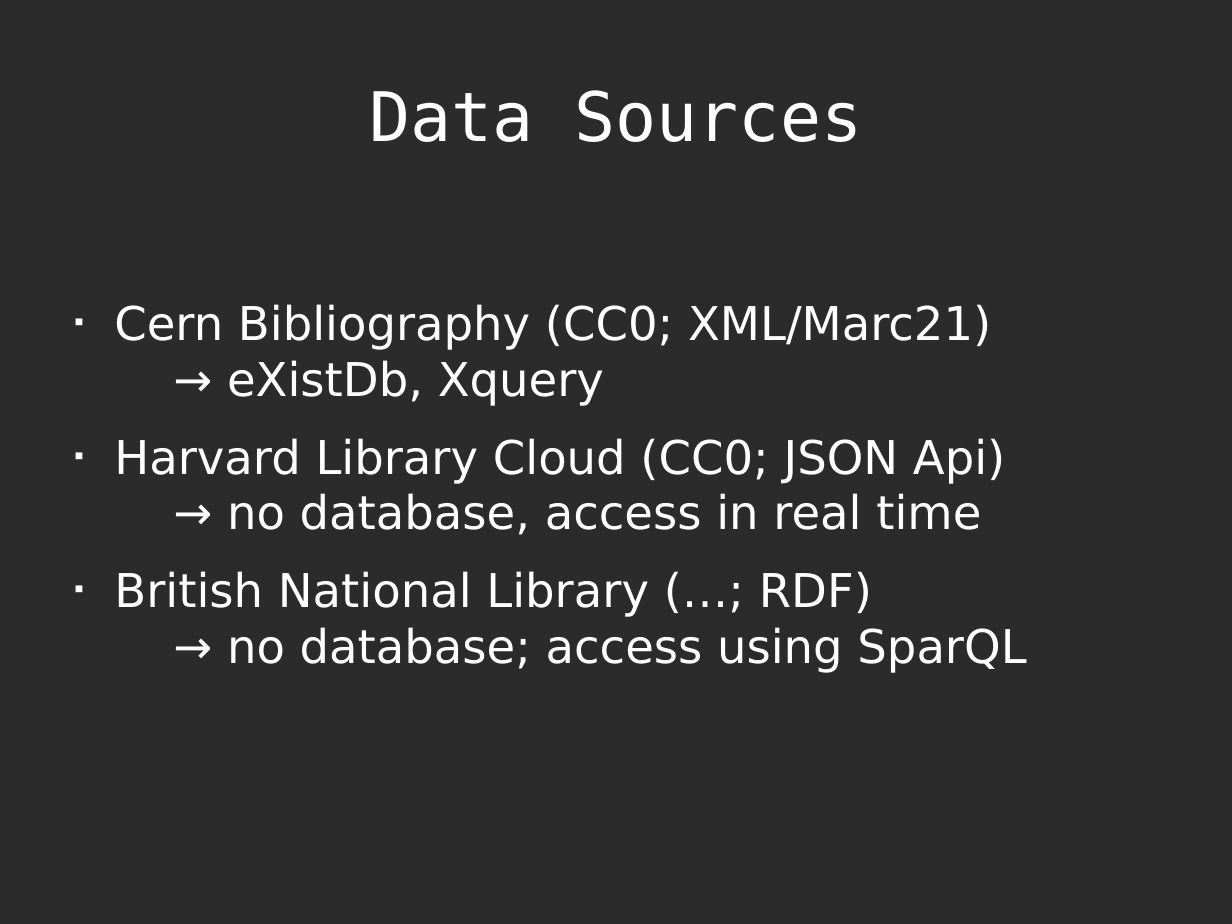
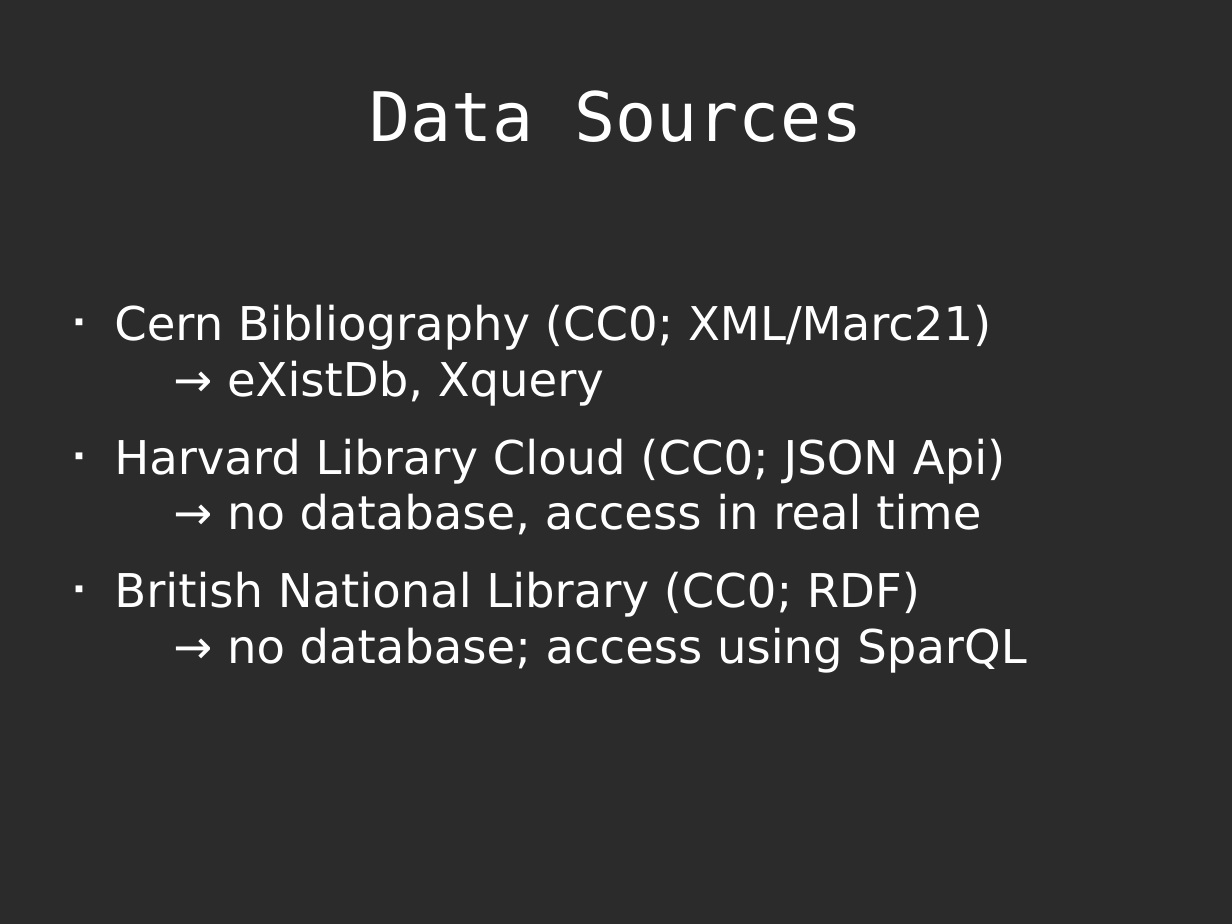
Before and after one commit to vogelsgesang/upc-od, a slide deck: slide 3 of documentation/od_presentation.odp. Drawn at 1232x924 pixels with LibreOffice and Linux fonts; fonts in the diff are those of the drawing; background and template pictures are left out; a plain dark background stands for a picture behind light text. Boxes give left, top, right and bottom in pixels: in the first picture for what was removed or moved away, otherwise in the second. Text is boxed around its words. In the diff, an @@ line names an element or a change of style, - is before the commit and + after.

```diff
--- a/documentation/od_presentation.odp
+++ b/documentation/od_presentation.odp
@@ text at (x1=114, y1=571, x2=1026, y2=673): text changed @@
-■ British National Library (…; RDF)
-  → no database; access using SparQL
+■ British National Library (CC0; RDF)
+  → no database; access using SparQL
```
Also in this commit, not shown: 3 other slides changed, 1 slide added, 1 slide removed, 2 other files.
